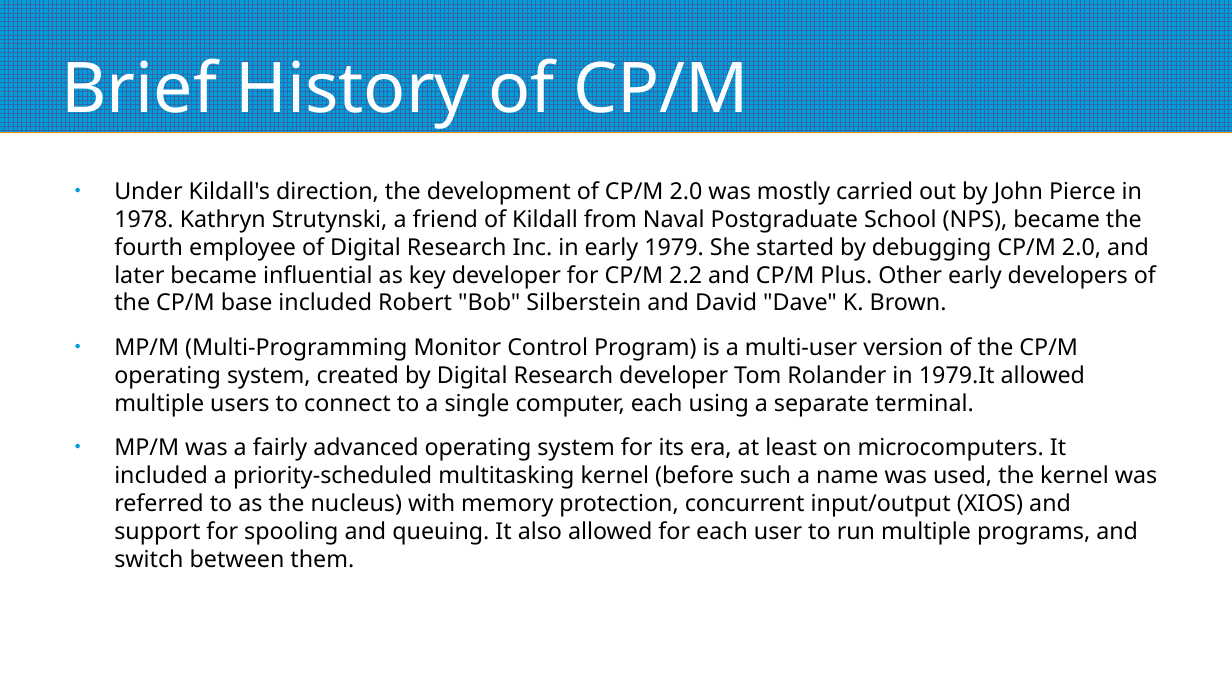
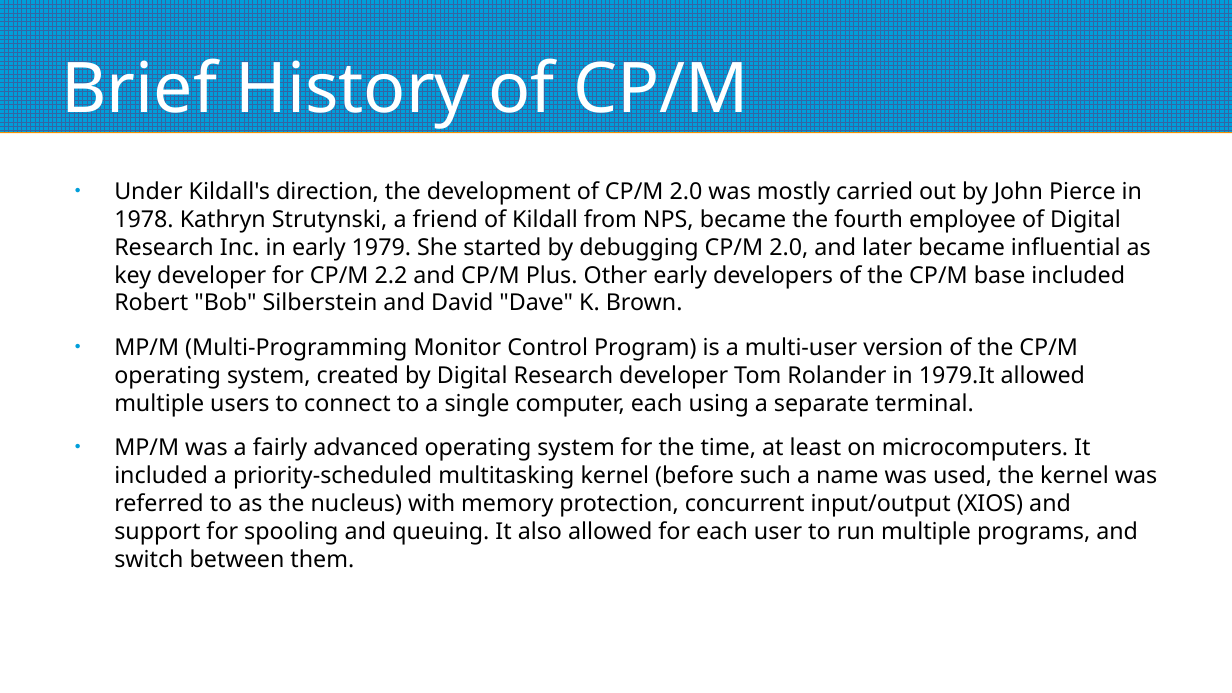
Before and after one commit to mggates39/Programming-With-CPM, a slide deck: slide 13 of CPM_Programming_Slides.odp. Drawn at 1232x693 pixels with LibreOffice and Linux fonts; fonts in the diff are those of the drawing. Boxes give left, top, right and bottom in pixels: in the first picture for what was removed or moved away, otherwise in the second. Text is boxed around its words. In the diff, an @@ line names an element or a change of style, - is before the commit and + after.

```diff
--- a/CPM_Programming_Slides.odp
+++ b/CPM_Programming_Slides.odp
@@ text at [114, 181, 1151, 311]: text changed @@
-● Under Kildall's direction, the development of CP/M 2.0 was mostly carried out by John Pierce in 1978. Kathryn Strutynski, a friend of Kildall from Naval Postgraduate School (NPS), became the fourth employee of Digital Research Inc. in early 1979. She started by debugging CP/M 2.0, and later became influential as key developer for CP/M 2.2 and CP/M Plus. Other early developers of the CP/M base included Robert "Bob" Silberstein and David "Dave" K. Brown.
+● Under Kildall's direction, the development of CP/M 2.0 was mostly carried out by John Pierce in 1978. Kathryn Strutynski, a friend of Kildall from NPS, became the fourth employee of Digital Research Inc. in early 1979. She started by debugging CP/M 2.0, and later became influential as key developer for CP/M 2.2 and CP/M Plus. Other early developers of the CP/M base included Robert "Bob" Silberstein and David "Dave" K. Brown.
@@ text at [114, 437, 1157, 568]: text changed @@
-● MP/M was a fairly advanced operating system for its era, at least on microcomputers. It included a priority-scheduled multitasking kernel (before such a name was used, the kernel was referred to as the nucleus) with memory protection, concurrent input/output (XIOS) and support for spooling and queuing. It also allowed for each user to run multiple programs, and switch between them.
+● MP/M was a fairly advanced operating system for the time, at least on microcomputers. It included a priority-scheduled multitasking kernel (before such a name was used, the kernel was referred to as the nucleus) with memory protection, concurrent input/output (XIOS) and support for spooling and queuing. It also allowed for each user to run multiple programs, and switch between them.
```
Also in this commit, not shown: 10 other slides changed, 1 other file.
